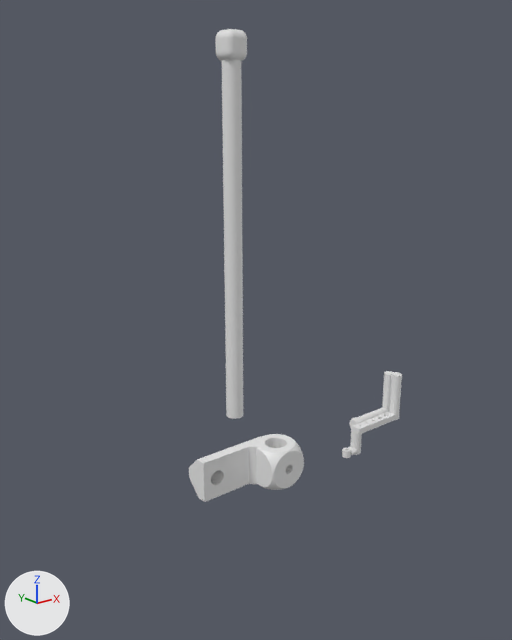
The Blender file blender/shichen_stereotax.blend as it was, and as the next commit left it.
Camera for both pictures: a 50 mm lens placed at (-155.0, -241.0, 143.0), pointed at (12.0, -33.0, 60.0). The lights are fixed; the arrows at lower left show +X, +Y and +Z.

The scene before the commit, as lines of its bpy script (objects in view):
```python
me_cube_002 = bpy.data.meshes.new('Cube.002')
me_cube_002.from_pydata(...)  # 428 vertices, 221 faces; spans x -1.0..1.1, y -1.1..1.1, z -1.1..15.4
me_optical_fiber_cannulae_holder___v2 = bpy.data.meshes.new('Optical_Fiber_Cannulae_holder_-_V2')
me_optical_fiber_cannulae_holder___v2.from_pydata(...)  # 490 vertices, 980 faces; spans x 39.8..68.0, y -59.0..-54.5, z 0.0..31.2
me_stereotax_adapter___v2 = bpy.data.meshes.new('Stereotax_Adapter_-_V2')
me_stereotax_adapter___v2.from_pydata(...)  # 755 vertices, 1518 faces; spans x -25.0..14.0, y -61.0..-39.0, z 0.0..16.0
ob_cube = bpy.data.objects.new('Cube', me_cube_002)
ob_cube.location = (53.4, -61.5, 13.8)
ob_cube.scale = (12.1, 2.02, 1.21)
ob_optical_fiber_cannulae_holder___v2 = bpy.data.objects.new('Optical_Fiber_Cannulae_holder_-_V2', me_optical_fiber_cannulae_holder___v2)
ob_optical_fiber_cannulae_holder___v2.location = (0.0, 0.0, 0.0)
ob_stereotax_adapter___v2 = bpy.data.objects.new('Stereotax_Adapter_-_V2', me_stereotax_adapter___v2)
ob_stereotax_adapter___v2.location = (0.0, 0.0, 0.0)
# also in view: 'Stereotax_Dowel_-_V2' at (30.0, 5.0, 84.0)
```
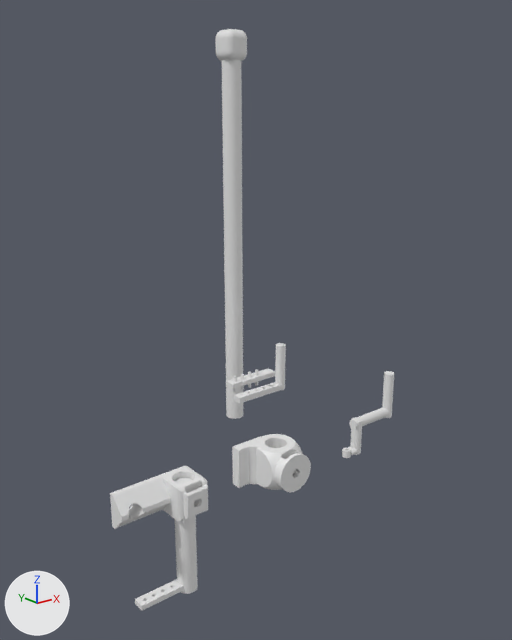
Where the change shows, as pixel boxes [x1, y1, x2, y2] in the pictures (512 x 640 px):
'Stereotax_Adapter_-_V2', reshaped (31% narrower, 14% shorter)
    before: [189, 434, 304, 502]
    after: [232, 434, 311, 492]
'Cube.003', added
    after: [110, 466, 208, 529]
'Stereotax_Dowel_-_V2.001', added
    after: [135, 478, 198, 611]
'Cube', moved
    before: [352, 372, 402, 435]
    after: [234, 343, 286, 403]
'Cube.002', added
    after: [226, 368, 275, 389]
part 1 of me_stereotax_adapter___v2, built on
    before: [274, 447, 304, 488]
    after: [274, 447, 311, 492]
part 2 of me_stereotax_adapter___v2, cut back
    before: [189, 437, 260, 502]
    after: [232, 437, 260, 488]

What changed in the scene script:
```text
Change me_stereotax_adapter___v2:
    used by ob_stereotax_adapter___v2; location = (0.0, 0.0, 0.0)
    remove me_stereotax_adapter___v2.from_pydata(...)  # 755 vertices, 1518 faces; spans x -25.0..14.0, y -61.0..-39.0, z 0.0..16.0
    add me_stereotax_adapter___v2.from_pydata(...)  # 909 vertices, 1492 faces; spans x -8.9..14.0, y -64.9..-45.0, z 0.0..16.0
    me_stereotax_adapter___v2 part 1: 31 vertices removed from x 2.4..9.6, y -61.0, z 6.2..15.6; 230 vertices added at x -1.5..13.6, y -64.9..-60.6, z 0.4..15.9
    me_stereotax_adapter___v2 part 2: 76 vertices removed from x -25.0..-13.0, y -49.0..-39.0, z 0.0..16.0; 31 vertices added at x -8.9, y -49.0..-45.0, z 0.0..16.0
Add me_cube_005:
    me_cube_005.from_pydata(...)  # 734 vertices, 441 faces; spans x -3.87..1.0, y -1.27..1.0, z -1.0..1.0
Add me_cube_003:
    me_cube_003.from_pydata(...)  # 266 vertices, 142 faces; spans x -1.0..1.0, y -1.0..1.0, z -1.0..1.0
Add me_stereotax_dowel___v2_001:
    me_stereotax_dowel___v2_001.from_pydata(...)  # 768 vertices, 585 faces; spans x 7.5..33.5, y 0.5..8.5, z 0.0..46.1
Change ob_cube:
    ob_cube.location: (53.4, -61.5, 13.8) -> (20.4, -25.1, 24.1)
Add ob_cube_003:
    ob_cube_003 = bpy.data.objects.new('Cube.003', me_cube_005)
    ob_cube_003.location = (-27.5, -39.4, 0.1)
    ob_cube_003.scale = (6.99, 6.99, 6.99)
Add ob_cube_002:
    ob_cube_002 = bpy.data.objects.new('Cube.002', me_cube_003)
    ob_cube_002.location = (22.4, -17.0, 27.2)
    ob_cube_002.scale = (11.7, 2.51, 1.05)
Add ob_stereotax_dowel___v2_001:
    ob_stereotax_dowel___v2_001 = bpy.data.objects.new('Stereotax_Dowel_-_V2.001', me_stereotax_dowel___v2_001)
    ob_stereotax_dowel___v2_001.location = (-57.3, -44.2, -41.5)
```
